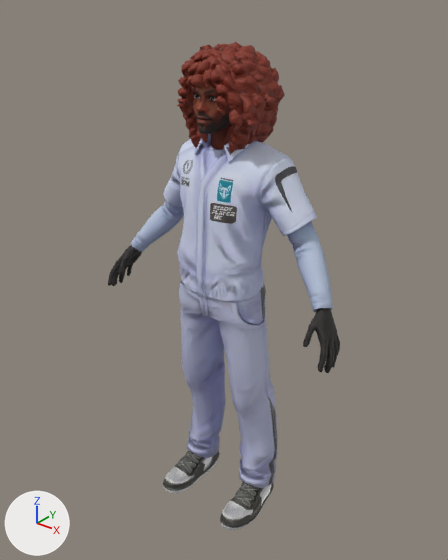
A saved change to the glTF model Assets/Ready Player Me/Avatars/656cb5cbe0834c9ab393d3d3/2fac66e374c947c41bc74325c6e3d934/656cb5cbe0834c9ab393d3d3.glb.
Both versions are drawn from a 50 mm camera at (1.328, -1.669, 2.063) aimed at (-0.023, 0.02, 1.016). The lights are fixed; the arrows at lower left show +X, +Y and +Z. Vertices at the same position are counted once.

The first picture shows 'Wolf3D_Body', 'Wolf3D_Hair', 'Wolf3D_Head', 'Wolf3D_Outfit_Bottom', 'Wolf3D_Outfit_Footwear', 'Wolf3D_Outfit_Top'.
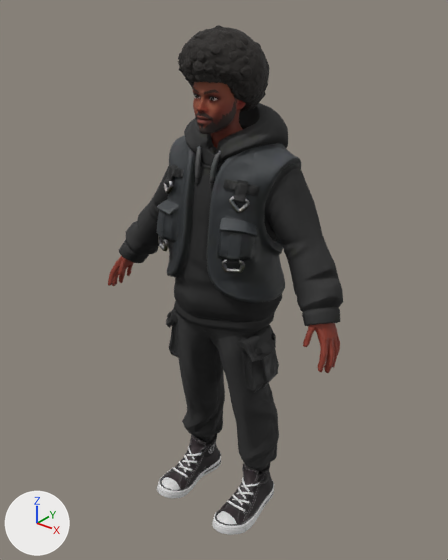
Where the change shows, as pixel boxes [x1, y1, x2, y2] in the pictures (448 x 560 px):
'Wolf3D_Outfit_Top', surface changed, reshaped (grey to black)
    before: [131, 134, 333, 312]
    after: [119, 103, 343, 333]
'Wolf3D_Outfit_Bottom', surface changed, reshaped (blue to black)
    before: [179, 281, 278, 488]
    after: [166, 308, 279, 472]
'Wolf3D_Hair', surface changed, reshaped (red to black, 16% narrower, 22% shorter)
    before: [177, 42, 285, 153]
    after: [178, 25, 269, 111]
'Wolf3D_Outfit_Footwear', surface changed, reshaped
    before: [163, 450, 274, 530]
    after: [157, 434, 274, 535]
'Wolf3D_Body', surface changed (black to red)
    both: [108, 245, 340, 373]
part 1 of me_wolf3d_hair, rebuilt (16% narrower, 22% shorter)
    before: [177, 42, 285, 153]
    after: [178, 25, 269, 111]
part 2 of me_wolf3d_hair, deleted (red)
    before: [177, 50, 228, 116]
part 4 of me_wolf3d_outfit_footwear, rebuilt
    before: [220, 482, 274, 530]
    after: [217, 463, 272, 524]
part 5 of me_wolf3d_outfit_footwear, rebuilt
    before: [163, 450, 220, 493]
    after: [162, 434, 219, 490]
part 6 of me_wolf3d_outfit_footwear, added
    after: [157, 446, 221, 498]
part 7 of me_wolf3d_outfit_footwear, added
    after: [212, 477, 274, 535]
part 8 of me_wolf3d_outfit_top, rebuilt
    before: [163, 134, 317, 301]
    after: [119, 103, 343, 333]
part 9 of me_wolf3d_outfit_top, deleted (blue)
    before: [131, 201, 184, 251]
part 10 of me_wolf3d_outfit_top, deleted
    before: [287, 222, 333, 312]

Edits to the bpy script that builds the scene:
```text
Change mat_wolf3d_body:
    where n0 = _N.new('ShaderNodeBsdfPrincipled'); n0.name = 'Principled BSDF'
    n0.inputs[2].default_value: 0.662 -> 0.676  # 'Roughness'
    where n2 = _N.new('ShaderNodeTexImage'); n2.name = 'Image Texture'
    n2.image: img_basecolor_002 -> img_basecolor_003
    where n4 = _N.new('ShaderNodeTexImage'); n4.name = 'Image Texture.001'
    n4.image: img_body_athletic_m_n -> img_wolf3d_male_athletic_nm
Change mat_wolf3d_outfit_bottom:
    where n2 = _N.new('ShaderNodeTexImage'); n2.name = 'Image Texture'
    remove n2.extension = 'EXTEND'
    n2.image: img_outfit_racing_01_v2_m_bottom_d -> img_pants_06_04_d
    where n5 = _N.new('ShaderNodeTexImage'); n5.name = 'Image Texture.001'
    remove n5.extension = 'EXTEND'
    n5.image: img_outfit_racing_01_v2_m_bottom_r -> img_pants_06_04_r
    where n7 = _N.new('ShaderNodeTexImage'); n7.name = 'Image Texture.002'
    remove n7.extension = 'EXTEND'
    n7.image: img_outfit_racing_01_v2_m_bottom_n -> img_pants_06_04_n
Change mat_wolf3d_outfit_footwear:
    where n2 = _N.new('ShaderNodeTexImage'); n2.name = 'Image Texture'
    remove n2.extension = 'EXTEND'
    n2.image: img_sneakers_07_03_d -> img_sneakers_06_02_d
    where n4 = _N.new('ShaderNodeTexImage'); n4.name = 'Image Texture.001'
    remove n4.extension = 'EXTEND'
    n4.image: img_sneakers_07_03_m_sneakers_07_03_r -> img_sneakers_06_02_m_sneakers_06_02_r
    where n6 = _N.new('ShaderNodeTexImage'); n6.name = 'Image Texture.002'
    remove n6.extension = 'EXTEND'
    n6.image: img_sneakers_07_03_n -> img_sneakers_06_02_n
Change mat_wolf3d_outfit_top:
    remove # nodes: BsdfPrincipled, Math, NormalMap, OutputMaterial, SeparateColor, TexImage x3
    remove # uses the picture img_outfit_racing_01_v2_m_top_d
    remove # uses the picture img_outfit_racing_01_v2_m_top_n
    remove # uses the picture img_outfit_racing_01_v2_m_top_r
    nodes: BsdfPrincipled, NormalMap, OutputMaterial, SeparateColor, TexImage x3
    uses the picture img_jacket_04_05_d
    uses the picture img_jacket_04_05_m_jacket_04_05_r
    uses the picture img_jacket_04_05_n
Change mat_wolf3d_hair:
    where n0 = _N.new('ShaderNodeBsdfPrincipled'); n0.name = 'Principled BSDF'
    n0.inputs[2].default_value: 0.664 -> 0.827  # 'Roughness'
    where n2 = _N.new('ShaderNodeTexImage'); n2.name = 'Image Texture'
    n2.image: img_basecolor_003 -> img_basecolor_002
    where n4 = _N.new('ShaderNodeTexImage'); n4.name = 'Image Texture.001'
    n4.image: img_hair_86_n -> img_hair_64_n
Change me_wolf3d_outfit_bottom:
    remove me_wolf3d_outfit_bottom.from_pydata(...)  # 545 vertices, 1062 faces; spans x -0.223..0.223, y -0.147..0.145, z 0.077..1.049
    add me_wolf3d_outfit_bottom.from_pydata(...)  # 811 vertices, 1561 faces; spans x -0.252..0.252, y -0.146..0.138, z 0.135..0.977
    me_wolf3d_outfit_bottom part 3: 545 vertices removed from x -0.223..0.223, y -0.147..0.145, z 0.077..1.049; 811 vertices added at x -0.252..0.252, y -0.146..0.138, z 0.135..0.977
Change me_wolf3d_outfit_footwear:
    remove me_wolf3d_outfit_footwear.from_pydata(...)  # 664 vertices, 1288 faces; spans x -0.23..0.23, y -0.214..0.131, z -0.001..0.202
    add me_wolf3d_outfit_footwear.from_pydata(...)  # 1186 vertices, 1994 faces; spans x -0.236..0.236, y -0.254..0.129, z -0.005..0.206
    me_wolf3d_outfit_footwear part 4: the loose piece of 332 vertices spanning x 0.102..0.23, y -0.214..0.131, z -0.001..0.202 is rebuilt with 181 vertices and now spans x 0.092..0.229, y -0.242..0.118, z 0.017..0.206
    me_wolf3d_outfit_footwear part 5: the loose piece of 332 vertices spanning x -0.23..-0.102, y -0.214..0.131, z -0.001..0.202 is rebuilt with 181 vertices and now spans x -0.229..-0.092, y -0.242..0.118, z 0.017..0.206
    me_wolf3d_outfit_footwear part 6: 412 vertices added at x -0.236..-0.091, y -0.254..0.129, z -0.005..0.143
    me_wolf3d_outfit_footwear part 7: 412 vertices added at x 0.091..0.236, y -0.254..0.129, z -0.005..0.143
Change me_wolf3d_outfit_top:
    remove me_wolf3d_outfit_top.from_pydata(...)  # 1187 vertices, 2318 faces; spans x -0.468..0.468, y -0.156..0.146, z 1.018..1.63
    add me_wolf3d_outfit_top.from_pydata(...)  # 2302 vertices, 4620 faces; spans x -0.499..0.503, y -0.189..0.266, z 0.897..1.671
    me_wolf3d_outfit_top part 8: the loose piece of 819 vertices spanning x -0.329..0.329, y -0.156..0.146, z 1.018..1.63 is rebuilt with 2302 vertices and now spans x -0.499..0.503, y -0.189..0.266, z 0.897..1.671
    me_wolf3d_outfit_top part 9: the loose piece of 184 vertices spanning x -0.468..-0.213, y -0.068..0.119, z 1.044..1.339 is deleted
    me_wolf3d_outfit_top part 10: the loose piece of 184 vertices spanning x 0.213..0.468, y -0.068..0.119, z 1.044..1.339 is deleted
Change me_wolf3d_hair:
    remove me_wolf3d_hair.from_pydata(...)  # 1379 vertices, 2702 faces; spans x -0.175..0.179, y -0.163..0.216, z 1.534..1.88
    add me_wolf3d_hair.from_pydata(...)  # 768 vertices, 1489 faces; spans x -0.153..0.149, y -0.166..0.151, z 1.655..1.931
    me_wolf3d_hair part 1: the loose piece of 779 vertices spanning x -0.175..0.179, y -0.115..0.216, z 1.534..1.88 is rebuilt with 768 vertices and now spans x -0.153..0.149, y -0.166..0.151, z 1.655..1.931
    me_wolf3d_hair part 2: 8 loose pieces with 600 vertices, spanning x -0.104..0.095, y -0.163..-0.036, z 1.673..1.862, are deleted
```
